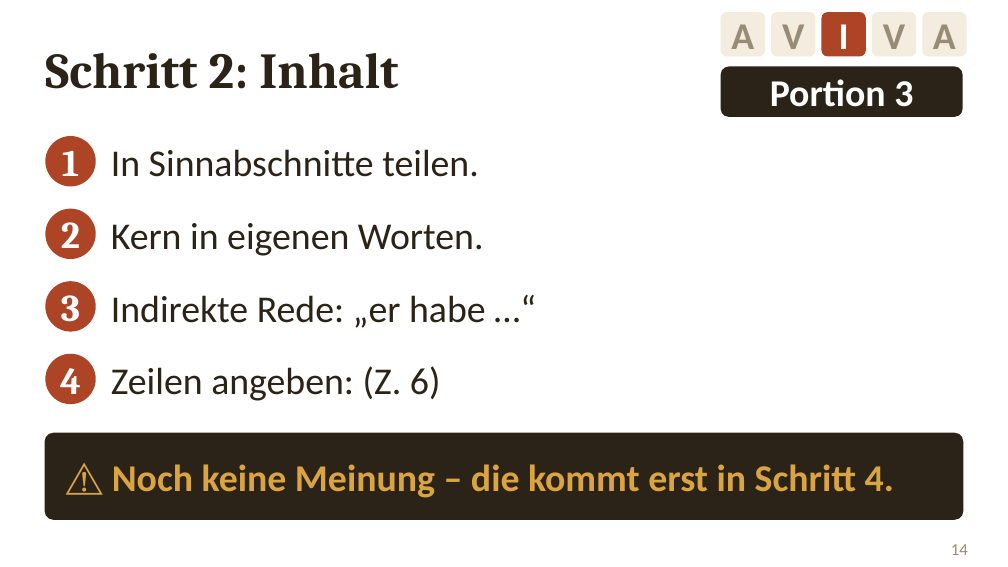
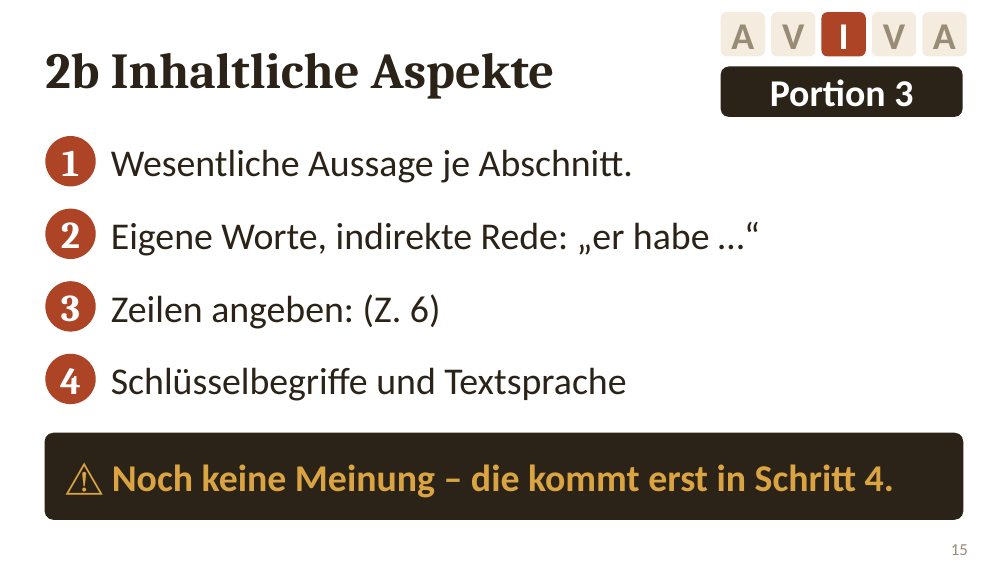
Before and after one commit to golzkonstantin-gif/Schule, a slide deck: slide 15 of Geschichte_11/Doppelstunde_Test_Quellenanalyse/Folien_Quellenanalyse.pptx (slide 14 before the commit). Drawn at 1008x567 pixels with LibreOffice and Linux fonts; fonts in the diff are those of the drawing. Boxes give left, top, right and bottom in pixels: in the first picture for what was removed or moved away, otherwise in the second. Text is boxed around its words. In the diff, an @@ line names an element or a change of style, - is before the commit and + after.

```diff
--- a/Geschichte_11/Doppelstunde_Test_Quellenanalyse/Folien_Quellenanalyse.pptx
+++ b/Geschichte_11/Doppelstunde_Test_Quellenanalyse/Folien_Quellenanalyse.pptx
@@ text at [45, 53, 554, 99]: text changed @@
-Schritt 2: Inhalt
+2b Inhaltliche Aspekte
@@ text at [111, 149, 633, 183]: text changed @@
-In Sinnabschnitte teilen.
+Wesentliche Aussage je Abschnitt.
@@ text at [111, 222, 710, 256]: text changed @@
-Kern in eigenen Worten.
+Eigene Worte, indirekte Rede: „er habe …“
@@ text "Zeilen angeben: (Z. 6)": place and size @@
-text "Zeilen angeben: (Z. 6)" at [111, 366, 441, 401]
+text "Zeilen angeben: (Z. 6)" at [111, 294, 441, 329]
@@ text removed at [111, 295, 486, 328] @@
-Indirekte Rede: „er habe …“
@@ text added at [111, 367, 626, 401], 27 pt, text #2B2318 @@
+Schlüsselbegriffe und Textsprache
@@ page number at [951, 544, 968, 555]: text changed @@
-14
+15
```
Also in this commit, not shown: 12 other slides changed, 2 slides added, 14 other files.
